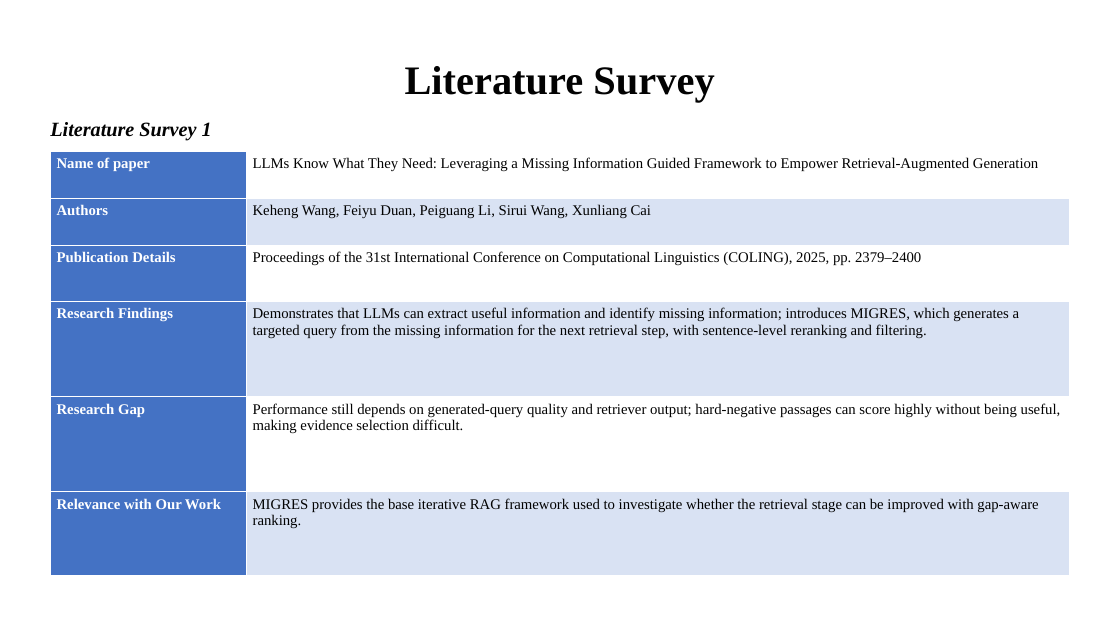
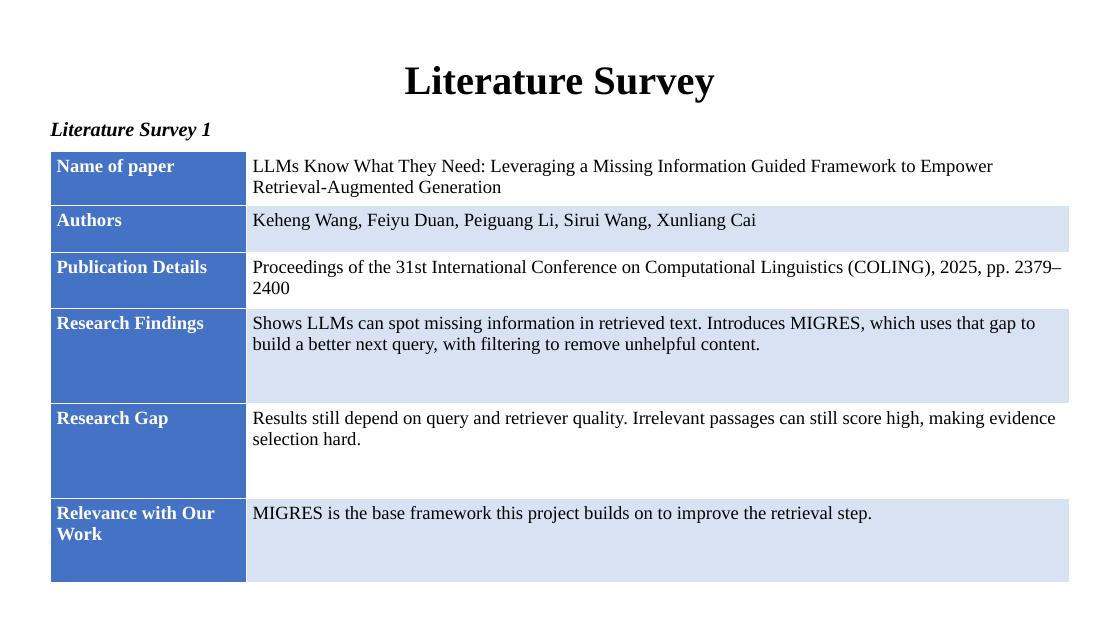
Before and after one commit to KunalDahal/State-Aware-Retrieval, a slide deck: slide 4 of methodology/presentation/ppt1.pptx. Drawn at 1120x630 pixels with LibreOffice and Linux fonts; fonts in the diff are those of the drawing. Boxes give left, top, right and bottom in pixels: in the first picture for what was removed or moved away, otherwise in the second. Text is boxed around its words. In the diff, an @@ line names an element or a change of style, - is before the commit and + after.

```diff
--- a/methodology/presentation/ppt1.pptx
+++ b/methodology/presentation/ppt1.pptx
@@ table at [50,151,1070,582] @@
-row 4, column 2: Demonstrates that LLMs can extract useful information and identify missing information; introduces MIGRES, which generates a targeted query from the missing information for the next retrieval step, with sentence-level reranking and filtering.
+row 4, column 2: Shows LLMs can spot missing information in retrieved text. Introduces MIGRES, which uses that gap to build a better next query, with filtering to remove unhelpful content.
-row 5, column 2: Performance still depends on generated-query quality and retriever output; hard-negative passages can score highly without being useful, making evidence selection difficult.
+row 5, column 2: Results still depend on query and retriever quality. Irrelevant passages can still score high, making evidence selection hard.
-row 6, column 2: MIGRES provides the base iterative RAG framework used to investigate whether the retrieval stage can be improved with gap-aware ranking.
+row 6, column 2: MIGRES is the base framework this project builds on to improve the retrieval step.
@@ size 9.5 to 12 pt in "Name of paper", "LLMs Know What They Need: Leveraging a ...", "Authors", "Keheng Wang, Feiyu Duan, Peiguang Li, Sirui ..." and 5 more places @@
```
Also in this commit, not shown: 17 other slides changed, 1 other file.
